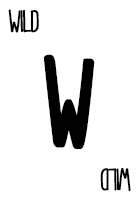
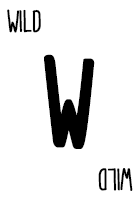
Layer changes from the first 140 × 200 image to the second:
painted on "wild" (1st of 2) over <box>98,167,133,192</box>
painted on "wild" (2nd of 2) over <box>7,9,41,33</box>
